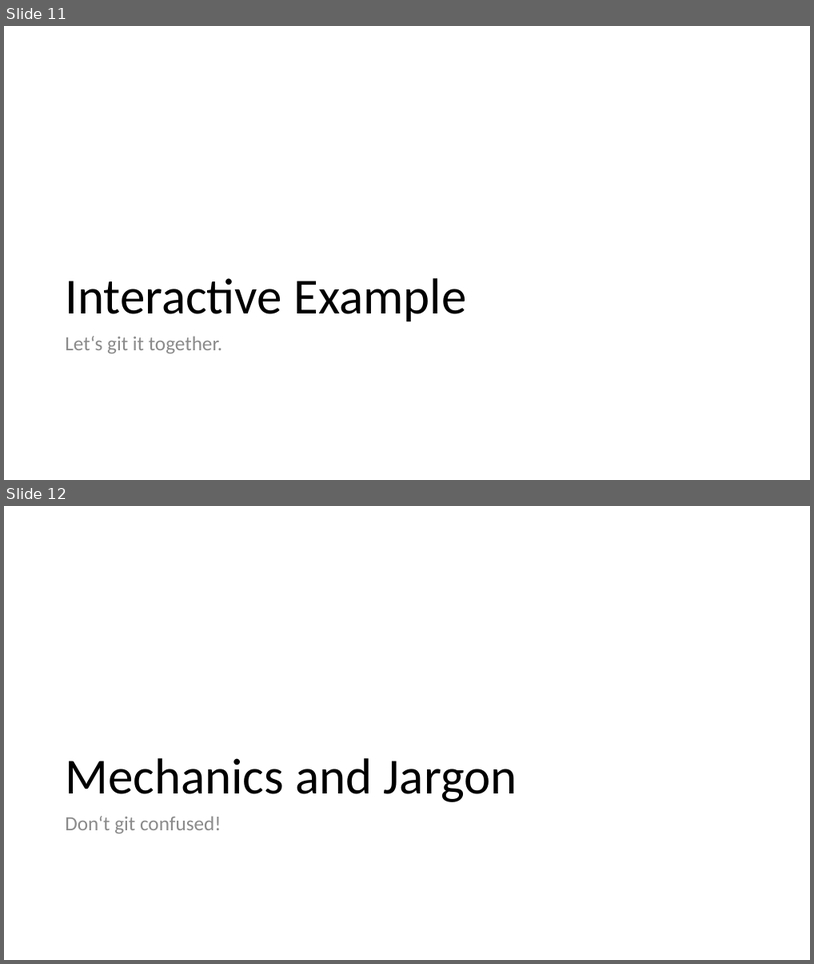
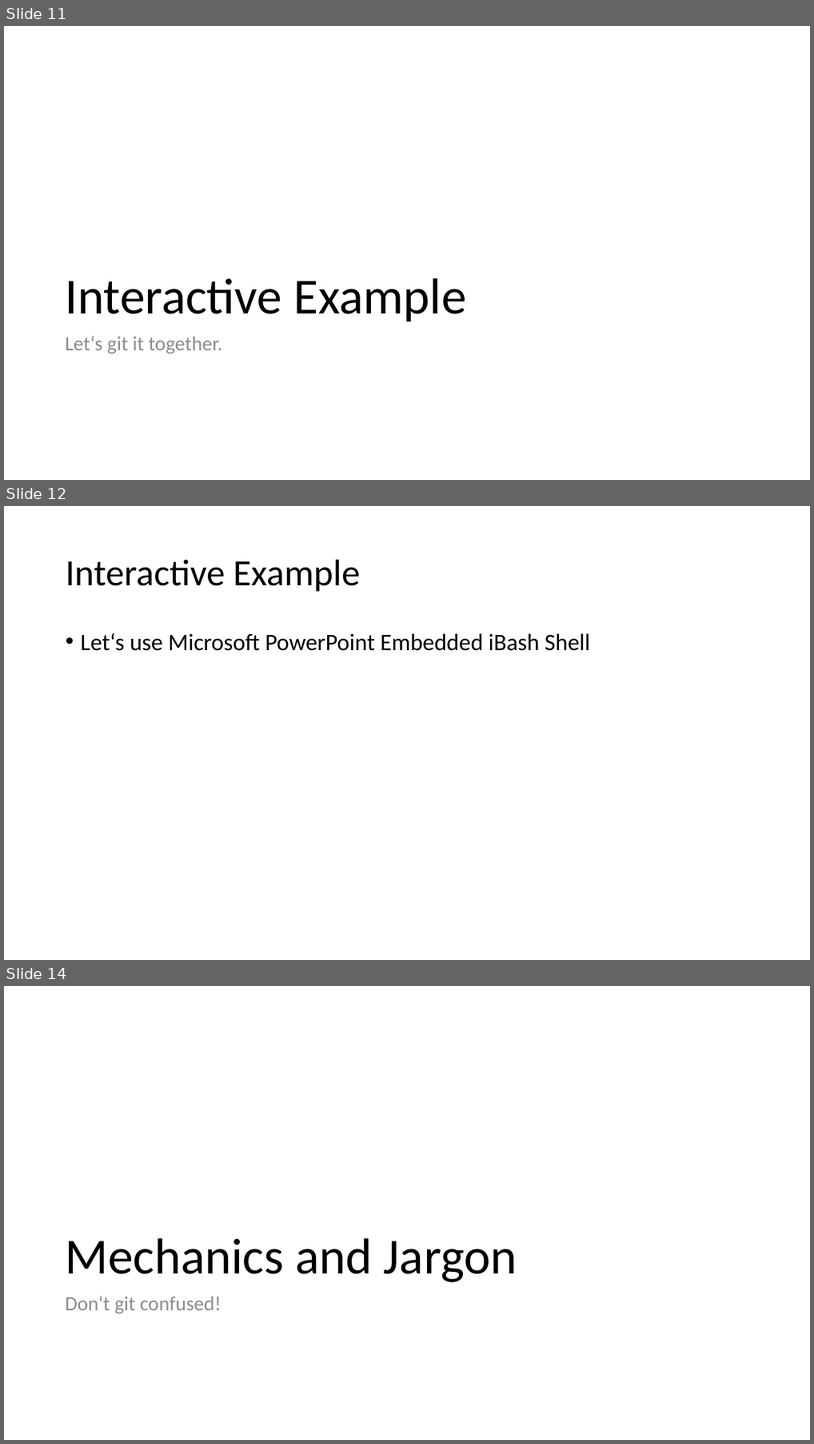
Before and after one commit to vegfetch/talk, a slide deck: cf_version_control_systems.pptx. Shown one above the other, each under a label of ours: slides 11 and 12 before the commit, slides 11, 12 and 14 after it; the slides between them are not shown. The pictures are 814x964 and 814x1444 pixels, drawn with LibreOffice and Linux fonts; fonts in the diff are those of the drawing. Boxes give left, top, right and bottom in pixels: in the first picture for what was removed or moved away, otherwise in the second. Text is boxed around its words. In the diff, an @@ line names an element or a change of style, - is before the commit and + after.

Commit message:
adding content for live example

```diff
--- a/cf_version_control_systems.pptx
+++ b/cf_version_control_systems.pptx
@@ slide 12 added at [4, 506, 810, 960], background #FFFFFF @@
@@ title added at [66, 560, 361, 592], 44 pt, text #000000 @@
+Interactive Example
@@ text added at [81, 633, 590, 651], 28 pt, text #000000 @@
+• Let‘s use Microsoft PowerPoint Embedded iBash Shell
@@ what was slide 12 is now slide 14 @@
```
Also in this commit, not shown: 2 slides changed, 4 other slides added, 2 slides removed, 1 other file.
